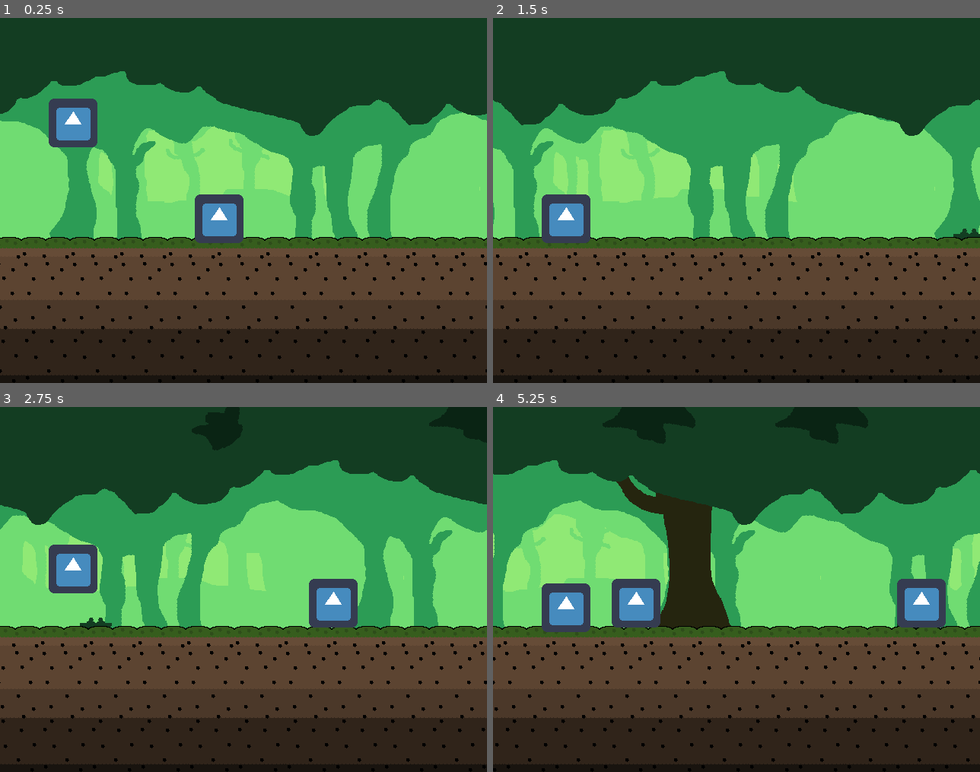
Above: before the commit, frames 1-4 (two rows, left to right).
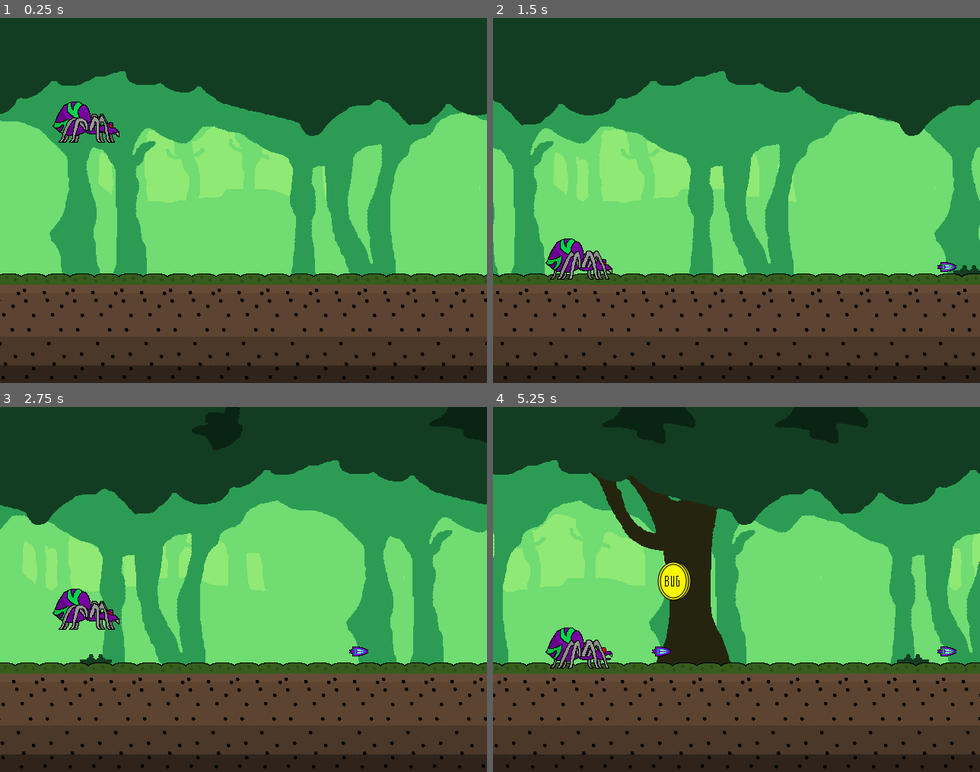
Above: after the commit, the same moments.

Repository: Gravedigger7789/spider-scramble
Game: Godot game, scene res://src/Level/Sandbox1.tscn
Two runs of this game, one before a commit and one after it. Both use one fixed random seed, a clock stepped at 60 frames per second and the inputs below. This scene is started directly instead of the project's main scene. The engine's default icon, where the game draws it, is replaced by a stand-in: a white triangle on a blue panel in a dark square.
Inputs:
- Up to frame 1 (0.25 s): no input
- Up to frame 2 (1.5 s): tap Z (attack) at 0.6 s; tap Up (jump) at 0.77, 0.8, 1.07, 1.35 s
- Up to frame 3 (2.75 s): tap Up (jump) at 1.52, 1.82, 2.3 s; tap Z (attack) at 1.55, 2.1 s
- Up to frame 4 (5.25 s): tap Z (attack) at 2.85, 4.35, 5.1 s; tap Up (jump) at 3.02, 3.32, 3.6, 3.77, 4.07, 4.52, 4.82 s

The runs differ from the first frame. In frame 1, 27% of the frame differs, in the area x 0-100%, y 22-100%; in frame 2, 25%; in frame 3, 27%; in frame 4, 30%, in the area x 0-100%, y 17-100%.

Commit message:
Attach Sprites (#13)
* Adding sprites

* fixing formatting

* Fixing collision shapes

* Working on player animations

* Fixing animations

* Fix dirt height

* Prevent attack on hit

* Formatting

* Sped up walking animation

* Fixed some warnings

* ignoring exported files

* ignoring pck files

* Fixed collision height

* Added birb

* locked children

* Formatting

* Animated birb

* Removed placeholder enemy

* Changing spawns a bit

* Added check to see if weapon fired before animating

* lowered birb jump cooldown

* Allow only 1 jump

* Fixed spider moving out of bounds

* Fixing area2d layer

Diff:
--- /dev/null
+++ b/src/Actors/Birb.gd
@@ -0,0 +1,55 @@
+extends KinematicBody2D
+
+const JUMP_SPEED := 550.0
+const TERMINAL_VELOCITY := 550.0
+const MAX_HEALTH := 3
+
+var has_jumped := false
+
+export var velocity := Vector2(-400, 0)
+export(float, 0, 30) var min_jump_time := 0.25
+export(float, 0, 30) var max_jump_time := 0.75
+
+onready var gravity: int = ProjectSettings.get_setting("physics/2d/default_gravity")
+onready var jump_timer: Timer = $JumpTimer
+onready var sprite: Sprite = $Sprite
+onready var animation_player: AnimationPlayer = $AnimationPlayer
+onready var size := Vector2(sprite.texture.get_width(), sprite.texture.get_height())
+
+
+func _ready() -> void:
+	randomize()
+	randomize_jump_time()
+
+
+func randomize_jump_time() -> void:
+	var random_jump_time := rand_range(min_jump_time, max_jump_time)
+	jump_timer.start(random_jump_time)
+
+
+func jump() -> void:
+	if is_on_floor() and !has_jumped:
+		animation_player.play("jump")
+		velocity.y = -JUMP_SPEED
+		has_jumped = true
+
+
+func _physics_process(delta: float) -> void:
+	velocity.y += gravity * delta
+	velocity.y = min(TERMINAL_VELOCITY, velocity.y)
+	velocity = move_and_slide(velocity, Vector2.UP)
+	if velocity.y > 0:
+		animation_player.play("fall")
+	if is_on_floor():
+		animation_player.play("RESET")
+
+
+func _on_JumpTimer_timeout() -> void:
+	jump()
+	randomize_jump_time()
+
+
+func _on_Area2D_body_entered(body):
+	if body is Player:
+		queue_free()
+		body.take_damage()
--- /dev/null
+++ b/src/Actors/Birb.tscn
@@ -0,0 +1,92 @@
+[gd_scene load_steps=10 format=2]
+
+[ext_resource path="res://assets/enemy/bird_wings_down.png" type="Texture" id=1]
+[ext_resource path="res://src/Actors/Birb.gd" type="Script" id=2]
+[ext_resource path="res://assets/enemy/bird_wings_up.png" type="Texture" id=3]
+[ext_resource path="res://assets/enemy/bird_wings_neutral.png" type="Texture" id=4]
+
+[sub_resource type="RectangleShape2D" id=1]
+extents = Vector2( 24, 22 )
+
+[sub_resource type="RectangleShape2D" id=2]
+extents = Vector2( 30, 26 )
+
+[sub_resource type="Animation" id=3]
+length = 0.001
+tracks/0/type = "value"
+tracks/0/path = NodePath("Sprite:texture")
+tracks/0/interp = 1
+tracks/0/loop_wrap = true
+tracks/0/imported = false
+tracks/0/enabled = true
+tracks/0/keys = {
+"times": PoolRealArray( 0 ),
+"transitions": PoolRealArray( 1 ),
+"update": 0,
+"values": [ ExtResource( 4 ) ]
+}
+
+[sub_resource type="Animation" id=5]
+resource_name = "fall"
+tracks/0/type = "value"
+tracks/0/path = NodePath("Sprite:texture")
+tracks/0/interp = 1
+tracks/0/loop_wrap = true
+tracks/0/imported = false
+tracks/0/enabled = true
+tracks/0/keys = {
+"times": PoolRealArray( 0 ),
+"transitions": PoolRealArray( 1 ),
+"update": 1,
+"values": [ ExtResource( 3 ) ]
+}
+
+[sub_resource type="Animation" id=4]
+resource_name = "jump"
+tracks/0/type = "value"
+tracks/0/path = NodePath("Sprite:texture")
+tracks/0/interp = 1
+tracks/0/loop_wrap = true
+tracks/0/imported = false
+tracks/0/enabled = true
+tracks/0/keys = {
+"times": PoolRealArray( 0 ),
+"transitions": PoolRealArray( 1 ),
+"update": 1,
+"values": [ ExtResource( 1 ) ]
+}
+
+[node name="Birb" type="KinematicBody2D"]
+collision_layer = 2
+script = ExtResource( 2 )
+__meta__ = {
+"_edit_group_": true
+}
+
+[node name="Sprite" type="Sprite" parent="."]
+texture = ExtResource( 4 )
+
+[node name="CollisionShape2D" type="CollisionShape2D" parent="."]
+position = Vector2( 0, 6 )
+shape = SubResource( 1 )
+
+[node name="VisibilityNotifier2D" type="VisibilityNotifier2D" parent="."]
+rect = Rect2( -32, -32, 64, 64 )
+
+[node name="Area2D" type="Area2D" parent="."]
+collision_layer = 4
+
+[node name="CollisionShape2D" type="CollisionShape2D" parent="Area2D"]
+position = Vector2( 0, 6 )
+shape = SubResource( 2 )
+
+[node name="JumpTimer" type="Timer" parent="."]
+one_shot = true
+
+[node name="AnimationPlayer" type="AnimationPlayer" parent="."]
+anims/RESET = SubResource( 3 )
+anims/fall = SubResource( 5 )
+anims/jump = SubResource( 4 )
+
+[connection signal="body_entered" from="Area2D" to="." method="_on_Area2D_body_entered"]
+[connection signal="timeout" from="JumpTimer" to="." method="_on_JumpTimer_timeout"]
--- a/src/Actors/Player.gd
+++ b/src/Actors/Player.gd
@@ -8,10 +8,14 @@
 var velocity := Vector2()
 var coins := 0
 
+export var can_attack := true
+
 onready var health := MAX_HEALTH
 onready var gravity: int = ProjectSettings.get_setting("physics/2d/default_gravity")
 onready var weapon: Weapon = $Weapon
-onready var animation_player: AnimationPlayer = $AnimationPlayer
+onready var animation_player: AnimationNodeStateMachinePlayback = $AnimationTree.get(
+	"parameters/playback"
+)
 
 
 func _physics_process(delta: float) -> void:
@@ -22,22 +26,26 @@
 	if is_on_floor() and Input.is_action_just_pressed("jump"):
 		velocity.y = -JUMP_SPEED
 	if Input.is_action_just_released("jump") and velocity.y < 0:
-		velocity.y *= 0.6;
+		velocity.y *= 0.6
 
-	if Input.is_action_just_pressed("attack"):
-		weapon.attack()
+	if can_attack && Input.is_action_just_pressed("attack"):
+		var has_attacked = weapon.attack()
+		if has_attacked:
+			animation_player.travel("walk_attack")
+
 
 func take_damage() -> void:
-	animation_player.play("damage")
-	animation_player.queue("RESET")
+	animation_player.travel("damage")
 	heal(-1)
+
 
 func collect_coin(count: int) -> void:
 	coins += count
 	print(coins)
 
+
 func heal(count: int) -> void:
-	health = clamp(health + count, 0, MAX_HEALTH)
+	health = int(clamp(health + count, 0, MAX_HEALTH))
 	print(health)
 	if health <= 0:
 		queue_free()
--- a/src/Actors/Player.tscn
+++ b/src/Actors/Player.tscn
@@ -1,11 +1,15 @@
-[gd_scene load_steps=7 format=2]
+[gd_scene load_steps=27 format=2]
 
-[ext_resource path="res://icon.png" type="Texture" id=1]
+[ext_resource path="res://assets/player/spider_idle_mouth_closed.png" type="Texture" id=1]
 [ext_resource path="res://src/Actors/Player.gd" type="Script" id=2]
 [ext_resource path="res://src/Weapons/Weapon.tscn" type="PackedScene" id=3]
+[ext_resource path="res://assets/player/spider_walk_1_mouth_closed.png" type="Texture" id=4]
+[ext_resource path="res://assets/player/spider_walk_2_mouth_closed.png" type="Texture" id=5]
+[ext_resource path="res://assets/player/spider_walk_1_mouth_open.png" type="Texture" id=6]
+[ext_resource path="res://assets/player/spider_walk_2_mouth_open.png" type="Texture" id=7]
 
 [sub_resource type="RectangleShape2D" id=1]
-extents = Vector2( 32, 32 )
+extents = Vector2( 44, 26 )
 
 [sub_resource type="Animation" id=2]
 length = 0.001
@@ -20,6 +24,30 @@
 "transitions": PoolRealArray( 1 ),
 "update": 0,
 "values": [ Color( 1, 1, 1, 1 ) ]
+}
+tracks/1/type = "value"
+tracks/1/path = NodePath("Sprite:texture")
+tracks/1/interp = 1
+tracks/1/loop_wrap = true
+tracks/1/imported = false
+tracks/1/enabled = true
+tracks/1/keys = {
+"times": PoolRealArray( 0 ),
+"transitions": PoolRealArray( 1 ),
+"update": 0,
+"values": [ ExtResource( 1 ) ]
+}
+tracks/2/type = "value"
+tracks/2/path = NodePath(".:can_attack")
+tracks/2/interp = 1
+tracks/2/loop_wrap = true
+tracks/2/imported = false
+tracks/2/enabled = true
+tracks/2/keys = {
+"times": PoolRealArray( 0 ),
+"transitions": PoolRealArray( 1 ),
+"update": 0,
+"values": [ true ]
 }
 
 [sub_resource type="Animation" id=3]
@@ -37,6 +65,106 @@
 "update": 0,
 "values": [ Color( 1, 1, 1, 1 ), Color( 1, 0, 0, 1 ), Color( 1, 1, 1, 1 ), Color( 1, 0, 0, 1 ), Color( 1, 1, 1, 1 ) ]
 }
+tracks/1/type = "value"
+tracks/1/path = NodePath(".:can_attack")
+tracks/1/interp = 1
+tracks/1/loop_wrap = true
+tracks/1/imported = false
+tracks/1/enabled = true
+tracks/1/keys = {
+"times": PoolRealArray( 0, 0.2 ),
+"transitions": PoolRealArray( 0, 0 ),
+"update": 1,
+"values": [ false, true ]
+}
+
+[sub_resource type="Animation" id=4]
+resource_name = "walk"
+length = 0.4
+loop = true
+tracks/0/type = "value"
+tracks/0/path = NodePath("Sprite:texture")
+tracks/0/interp = 1
+tracks/0/loop_wrap = true
+tracks/0/imported = false
+tracks/0/enabled = true
+tracks/0/keys = {
+"times": PoolRealArray( 0, 0.2 ),
+"transitions": PoolRealArray( 1, 1 ),
+"update": 1,
+"values": [ ExtResource( 4 ), ExtResource( 5 ) ]
+}
+
+[sub_resource type="Animation" id=17]
+resource_name = "walk_attack"
+length = 0.4
+loop = true
+tracks/0/type = "value"
+tracks/0/path = NodePath("Sprite:texture")
+tracks/0/interp = 1
+tracks/0/loop_wrap = true
+tracks/0/imported = false
+tracks/0/enabled = true
+tracks/0/keys = {
+"times": PoolRealArray( 0, 0.2 ),
+"transitions": PoolRealArray( 1, 1 ),
+"update": 1,
+"values": [ ExtResource( 6 ), ExtResource( 7 ) ]
+}
+
+[sub_resource type="AnimationNodeAdd2" id=23]
+
+[sub_resource type="AnimationNodeAnimation" id=12]
+animation = "damage"
+
+[sub_resource type="AnimationNodeAnimation" id=13]
+animation = "walk"
+
+[sub_resource type="AnimationNodeBlendTree" id=14]
+graph_offset = Vector2( -241, 45 )
+nodes/Add2/node = SubResource( 23 )
+nodes/Add2/position = Vector2( 100, 120 )
+nodes/Animation/node = SubResource( 13 )
+nodes/Animation/position = Vector2( -80, 100 )
+"nodes/Animation 2/node" = SubResource( 12 )
+"nodes/Animation 2/position" = Vector2( -100, 220 )
+node_connections = [ "output", 0, "Add2", "Add2", 0, "Animation 2", "Add2", 1, "Animation" ]
+
+[sub_resource type="AnimationNodeAnimation" id=6]
+animation = "walk"
+
+[sub_resource type="AnimationNodeAnimation" id=18]
+animation = "walk_attack"
+
+[sub_resource type="AnimationNodeStateMachineTransition" id=15]
+
+[sub_resource type="AnimationNodeStateMachineTransition" id=16]
+switch_mode = 2
+auto_advance = true
+
+[sub_resource type="AnimationNodeStateMachineTransition" id=19]
+
+[sub_resource type="AnimationNodeStateMachineTransition" id=21]
+switch_mode = 2
+auto_advance = true
+
+[sub_resource type="AnimationNodeStateMachineTransition" id=24]
+
+[sub_resource type="AnimationNodeStateMachineTransition" id=25]
+switch_mode = 2
+
+[sub_resource type="AnimationNodeStateMachine" id=9]
+states/damage/node = SubResource( 14 )
+states/damage/position = Vector2( 489, 53 )
+states/walk/node = SubResource( 6 )
+states/walk/position = Vector2( 212, 53 )
+states/walk_attack/node = SubResource( 18 )
+states/walk_attack/position = Vector2( 212, 173 )
+transitions = [ "walk", "damage", SubResource( 15 ), "damage", "walk", SubResource( 16 ), "walk", "walk_attack", SubResource( 19 ), "walk_attack", "walk", SubResource( 21 ), "walk_attack", "damage", SubResource( 24 ), "damage", "walk_attack", SubResource( 25 ) ]
+start_node = "walk"
+graph_offset = Vector2( -23, -20 )
+
+[sub_resource type="AnimationNodeStateMachinePlayback" id=10]
 
 [node name="Player" type="KinematicBody2D"]
 script = ExtResource( 2 )
@@ -48,8 +176,17 @@
 shape = SubResource( 1 )
 
 [node name="Weapon" parent="." instance=ExtResource( 3 )]
-position = Vector2( 34, 0 )
+position = Vector2( 45, 10 )
 
 [node name="AnimationPlayer" type="AnimationPlayer" parent="."]
 anims/RESET = SubResource( 2 )
 anims/damage = SubResource( 3 )
+anims/walk = SubResource( 4 )
+anims/walk_attack = SubResource( 17 )
+
+[node name="AnimationTree" type="AnimationTree" parent="."]
+tree_root = SubResource( 9 )
+anim_player = NodePath("../AnimationPlayer")
+active = true
+parameters/playback = SubResource( 10 )
+parameters/damage/Add2/add_amount = 1.0
--- a/src/Level/MovingSprite.gd
+++ b/src/Level/MovingSprite.gd
@@ -9,7 +9,9 @@
 func _ready():
 	var visibility_notifier := VisibilityNotifier2D.new()
 	visibility_notifier.rect = get_rect()
-	visibility_notifier.connect("screen_exited", self, "queue_free")
+	var connected = visibility_notifier.connect("screen_exited", self, "queue_free")
+	if connected != OK:
+		push_warning("Could not connect sprite visibility notifier")
 	add_child(visibility_notifier)
 
 
--- a/src/Level/Sandbox1.tscn
+++ b/src/Level/Sandbox1.tscn
@@ -1,35 +1,24 @@
-[gd_scene load_steps=6 format=2]
+[gd_scene load_steps=8 format=2]
 
-[ext_resource path="res://icon.png" type="Texture" id=1]
 [ext_resource path="res://src/Actors/Player.tscn" type="PackedScene" id=2]
 [ext_resource path="res://src/Objects/ObstacleSpawner.tscn" type="PackedScene" id=3]
 [ext_resource path="res://src/Level/TreeBackground.tscn" type="PackedScene" id=4]
-
-[sub_resource type="RectangleShape2D" id=2]
-extents = Vector2( 32, 32 )
+[ext_resource path="res://src/Actors/Birb.tscn" type="PackedScene" id=5]
+[ext_resource path="res://src/Objects/Coin.tscn" type="PackedScene" id=6]
+[ext_resource path="res://src/Objects/Obstacle.tscn" type="PackedScene" id=7]
+[ext_resource path="res://src/Objects/Heart.tscn" type="PackedScene" id=8]
 
 [node name="Sandbox1" type="Node2D"]
 
 [node name="TreeBackground" parent="." instance=ExtResource( 4 )]
 
 [node name="KinematicBody2D" parent="." instance=ExtResource( 2 )]
-position = Vector2( 96, 96 )
-
-[node name="Enemy" type="StaticBody2D" parent="."]
-position = Vector2( 288, 264 )
-collision_layer = 2
-
-[node name="icon" type="Sprite" parent="Enemy"]
-texture = ExtResource( 1 )
-__meta__ = {
-"_edit_lock_": true
-}
-
-[node name="CollisionShape2D" type="CollisionShape2D" parent="Enemy"]
-shape = SubResource( 2 )
-__meta__ = {
-"_edit_lock_": true
-}
+position = Vector2( 112, 96 )
 
 [node name="ObstacleSpawner" parent="." instance=ExtResource( 3 )]
-position = Vector2( 768, 256 )
+position = Vector2( 768, 320 )
+obstacles = [ ExtResource( 7 ), ExtResource( 5 ) ]
+
+[node name="PickupSpawner" parent="." instance=ExtResource( 3 )]
+position = Vector2( 768, 229.081 )
+obstacles = [ ExtResource( 6 ), ExtResource( 8 ) ]
--- a/src/Level/TreeBackground.tscn
+++ b/src/Level/TreeBackground.tscn
@@ -24,7 +24,10 @@
 [ext_resource path="res://assets/forest/foliage-4.png" type="Texture" id=22]
 
 [sub_resource type="RectangleShape2D" id=1]
-extents = Vector2( 640, 92 )
+extents = Vector2( 640, 68 )
+
+[sub_resource type="RectangleShape2D" id=2]
+extents = Vector2( 32, 240 )
 
 [node name="TreeBackground" type="Node"]
 
@@ -53,7 +56,7 @@
 centered = false
 
 [node name="TreeSpawner" parent="ParallaxBackground" instance=ExtResource( 9 )]
-position = Vector2( 832, 256 )
+position = Vector2( 832, 320 )
 
 [node name="TreeTops" type="ParallaxLayer" parent="ParallaxBackground"]
 motion_mirroring = Vector2( 640, 0 )
@@ -69,7 +72,7 @@
 max_spawn_time = 2.0
 
 [node name="ShrubSpawner" parent="ParallaxBackground" instance=ExtResource( 9 )]
-position = Vector2( 800, 256 )
+position = Vector2( 800, 320 )
 textures = [ ExtResource( 18 ), ExtResource( 13 ), ExtResource( 16 ), ExtResource( 14 ), ExtResource( 15 ), ExtResource( 12 ), ExtResource( 17 ), ExtResource( 11 ), ExtResource( 10 ) ]
 min_spawn_time = 1.0
 max_spawn_time = 2.0
@@ -78,9 +81,9 @@
 motion_mirroring = Vector2( 640, 0 )
 
 [node name="TextureRect" type="TextureRect" parent="ParallaxBackground/Ground"]
-margin_top = 288.0
+margin_top = 336.0
 margin_right = 640.0
-margin_bottom = 352.0
+margin_bottom = 400.0
 texture = ExtResource( 7 )
 stretch_mode = 2
 __meta__ = {
@@ -88,9 +91,9 @@
 }
 
 [node name="TextureRect2" type="TextureRect" parent="ParallaxBackground/Ground"]
-margin_top = 352.0
+margin_top = 400.0
 margin_right = 640.0
-margin_bottom = 416.0
+margin_bottom = 464.0
 texture = ExtResource( 4 )
 stretch_mode = 2
 __meta__ = {
@@ -98,19 +101,26 @@
 }
 
 [node name="TextureRect3" type="TextureRect" parent="ParallaxBackground/Ground"]
-margin_top = 416.0
+margin_top = 464.0
 margin_right = 640.0
-margin_bottom = 480.0
+margin_bottom = 528.0
 texture = ExtResource( 3 )
 stretch_mode = 2
 __meta__ = {
 "_edit_use_anchors_": false
 }
 
-[node name="StaticBody2D" type="StaticBody2D" parent="."]
+[node name="Floor" type="StaticBody2D" parent="."]
 collision_layer = 4
 collision_mask = 7
 
-[node name="CollisionShape2D" type="CollisionShape2D" parent="StaticBody2D"]
-position = Vector2( 640, 388 )
+[node name="CollisionShape2D" type="CollisionShape2D" parent="Floor"]
+position = Vector2( 640, 412 )
 shape = SubResource( 1 )
+
+[node name="Wall" type="StaticBody2D" parent="."]
+collision_layer = 4
+
+[node name="CollisionShape2D" type="CollisionShape2D" parent="Wall"]
+position = Vector2( 32, 240 )
+shape = SubResource( 2 )
--- a/src/Objects/Coin.gd
+++ b/src/Objects/Coin.gd
@@ -1,4 +1,5 @@
 extends Obstacle
+
 
 func _on_Obstacle_body_entered(body: Node) -> void:
 	if body is Player:
--- a/src/Objects/Coin.tscn
+++ b/src/Objects/Coin.tscn
@@ -1,10 +1,59 @@
-[gd_scene load_steps=3 format=2]
+[gd_scene load_steps=9 format=2]
 
 [ext_resource path="res://src/Objects/Obstacle.tscn" type="PackedScene" id=1]
 [ext_resource path="res://src/Objects/Coin.gd" type="Script" id=2]
+[ext_resource path="res://assets/collect/coin_right.png" type="Texture" id=3]
+[ext_resource path="res://assets/collect/coin_center.png" type="Texture" id=4]
+[ext_resource path="res://assets/collect/coin_left.png" type="Texture" id=5]
+
+[sub_resource type="RectangleShape2D" id=3]
+extents = Vector2( 24, 28 )
+
+[sub_resource type="Animation" id=1]
+length = 0.001
+tracks/0/type = "value"
+tracks/0/path = NodePath("Sprite:texture")
+tracks/0/interp = 1
+tracks/0/loop_wrap = true
+tracks/0/imported = false
+tracks/0/enabled = true
+tracks/0/keys = {
+"times": PoolRealArray( 0 ),
+"transitions": PoolRealArray( 1 ),
+"update": 0,
+"values": [ ExtResource( 4 ) ]
+}
+
+[sub_resource type="Animation" id=2]
+resource_name = "idle"
+loop = true
+tracks/0/type = "value"
+tracks/0/path = NodePath("Sprite:texture")
+tracks/0/interp = 1
+tracks/0/loop_wrap = true
+tracks/0/imported = false
+tracks/0/enabled = true
+tracks/0/keys = {
+"times": PoolRealArray( 0, 0.25, 0.5, 0.75, 1 ),
+"transitions": PoolRealArray( 1, 1, 1, 1, 1 ),
+"update": 1,
+"values": [ ExtResource( 4 ), ExtResource( 5 ), ExtResource( 4 ), ExtResource( 3 ), ExtResource( 4 ) ]
+}
 
 [node name="Coin" instance=ExtResource( 1 )]
 script = ExtResource( 2 )
 
 [node name="Sprite" parent="." index="0"]
-modulate = Color( 1, 1, 0, 1 )
+texture = ExtResource( 4 )
+
+[node name="CollisionShape2D" parent="." index="1"]
+position = Vector2( 2, 0 )
+shape = SubResource( 3 )
+
+[node name="VisibilityNotifier2D" parent="." index="2"]
+rect = Rect2( -22, -28, 48, 56 )
+
+[node name="AnimationPlayer" type="AnimationPlayer" parent="." index="3"]
+autoplay = "idle"
+anims/RESET = SubResource( 1 )
+anims/idle = SubResource( 2 )
--- a/src/Objects/Heart.gd
+++ b/src/Objects/Heart.gd
@@ -1,4 +1,5 @@
 extends Obstacle
+
 
 func _on_Obstacle_body_entered(body: Node) -> void:
 	if body is Player:
--- a/src/Objects/Heart.tscn
+++ b/src/Objects/Heart.tscn
@@ -1,10 +1,21 @@
-[gd_scene load_steps=3 format=2]
+[gd_scene load_steps=5 format=2]
 
 [ext_resource path="res://src/Objects/Obstacle.tscn" type="PackedScene" id=1]
 [ext_resource path="res://src/Objects/Heart.gd" type="Script" id=2]
+[ext_resource path="res://assets/collect/fly.png" type="Texture" id=3]
+
+[sub_resource type="RectangleShape2D" id=1]
+extents = Vector2( 12, 12 )
 
 [node name="Heart" instance=ExtResource( 1 )]
 script = ExtResource( 2 )
 
 [node name="Sprite" parent="." index="0"]
-modulate = Color( 1, 0, 0, 1 )
+texture = ExtResource( 3 )
+
+[node name="CollisionShape2D" parent="." index="1"]
+position = Vector2( 0, 0 )
+shape = SubResource( 1 )
+
+[node name="VisibilityNotifier2D" parent="." index="2"]
+rect = Rect2( -12, -12, 24, 24 )
--- a/src/Objects/Obstacle.gd
+++ b/src/Objects/Obstacle.gd
@@ -10,10 +10,12 @@
 func _physics_process(delta: float) -> void:
 	position.x -= SPEED * delta
 
+
 func _on_Obstacle_body_entered(body: Node) -> void:
 	if body is Player:
 		queue_free()
 		body.take_damage()
 
+
 func _on_VisibilityNotifier2D_screen_exited() -> void:
 	queue_free()
--- a/src/Objects/Obstacle.tscn
+++ b/src/Objects/Obstacle.tscn
@@ -1,29 +1,27 @@
 [gd_scene load_steps=4 format=2]
 
-[ext_resource path="res://icon.png" type="Texture" id=1]
+[ext_resource path="res://assets/enemy/rock.png" type="Texture" id=1]
 [ext_resource path="res://src/Objects/Obstacle.gd" type="Script" id=2]
 
 [sub_resource type="RectangleShape2D" id=1]
-extents = Vector2( 32, 32 )
+extents = Vector2( 32, 28 )
 
 [node name="Obstacle" type="Area2D"]
 collision_layer = 4
 script = ExtResource( 2 )
+__meta__ = {
+"_edit_group_": true
+}
 
 [node name="Sprite" type="Sprite" parent="."]
 texture = ExtResource( 1 )
-__meta__ = {
-"_edit_lock_": true
-}
 
 [node name="CollisionShape2D" type="CollisionShape2D" parent="."]
+position = Vector2( 0, 3 )
 shape = SubResource( 1 )
-__meta__ = {
-"_edit_lock_": true
-}
 
 [node name="VisibilityNotifier2D" type="VisibilityNotifier2D" parent="."]
-rect = Rect2( -32, -32, 64, 64 )
+rect = Rect2( -32, -25, 64, 56 )
 
 [connection signal="body_entered" from="." to="." method="_on_Obstacle_body_entered"]
 [connection signal="screen_exited" from="VisibilityNotifier2D" to="." method="_on_VisibilityNotifier2D_screen_exited"]
--- a/src/Objects/ObstacleSpawner.gd
+++ b/src/Objects/ObstacleSpawner.gd
@@ -1,8 +1,8 @@
 extends Position2D
 
 export(Array, PackedScene) var obstacles: Array
-export (float, 0, 30) var min_spawn_time := 2.0
-export (float, 0, 30) var max_spawn_time := 4.0
+export(float, 0, 30) var min_spawn_time := 2.0
+export(float, 0, 30) var max_spawn_time := 4.0
 onready var spawn_timer: Timer = $SpawnTimer
 onready var floor_raycast: RayCast2D = $FloorCheck
 
@@ -11,17 +11,23 @@
 	randomize()
 	randomize_spawn_time()
 
+
 func randomize_spawn_time() -> void:
 	var random_spawn_time = rand_range(min_spawn_time, max_spawn_time)
 	spawn_timer.start(random_spawn_time)
 
+
 func spawn_random_obstacle() -> void:
 	var random_index = randi() % obstacles.size()
-	var obstacle: Obstacle = obstacles[random_index].instance()
+	var obstacle = obstacles[random_index].instance()
 	get_parent().add_child(obstacle)
-	var floor_position = floor_raycast.get_collision_point() - (obstacle.size / 2) \
-		if floor_raycast.is_colliding() else global_position
+	var floor_position = (
+		floor_raycast.get_collision_point() - (obstacle.size / 2)
+		if floor_raycast.is_colliding()
+		else global_position
+	)
 	obstacle.global_position = floor_position
+
 
 func _on_SpawnTimer_timeout() -> void:
 	spawn_random_obstacle()
--- a/src/Weapons/Projectile.gd
+++ b/src/Weapons/Projectile.gd
@@ -8,10 +8,12 @@
 func _physics_process(delta: float) -> void:
 	position.x += SPEED * delta
 
+
 func _on_Projectile_body_entered(body: Node) -> void:
 	if body.collision_layer == ENEMY_LAYER:
 		body.queue_free()
 	queue_free()
 
+
 func _on_Expiration_timeout():
 	queue_free()
--- a/src/Weapons/Projectile.tscn
+++ b/src/Weapons/Projectile.tscn
@@ -1,10 +1,44 @@
-[gd_scene load_steps=4 format=2]
+[gd_scene load_steps=7 format=2]
 
-[ext_resource path="res://icon.png" type="Texture" id=1]
+[ext_resource path="res://assets/player/acid_shot_2.png" type="Texture" id=1]
 [ext_resource path="res://src/Weapons/Projectile.gd" type="Script" id=2]
+[ext_resource path="res://assets/player/acid_shot_1.png" type="Texture" id=3]
 
-[sub_resource type="CircleShape2D" id=1]
-radius = 32.0
+[sub_resource type="CapsuleShape2D" id=1]
+radius = 8.0
+height = 12.0
+
+[sub_resource type="Animation" id=2]
+length = 0.001
+tracks/0/type = "value"
+tracks/0/path = NodePath("Sprite:texture")
+tracks/0/interp = 1
+tracks/0/loop_wrap = true
+tracks/0/imported = false
+tracks/0/enabled = true
+tracks/0/keys = {
+"times": PoolRealArray( 0 ),
+"transitions": PoolRealArray( 1 ),
+"update": 0,
+"values": [ ExtResource( 3 ) ]
+}
+
+[sub_resource type="Animation" id=3]
+resource_name = "idle"
+length = 0.5
+loop = true
+tracks/0/type = "value"
+tracks/0/path = NodePath("Sprite:texture")
+tracks/0/interp = 1
+tracks/0/loop_wrap = true
+tracks/0/imported = false
+tracks/0/enabled = true
+tracks/0/keys = {
+"times": PoolRealArray( 0, 0.25 ),
+"transitions": PoolRealArray( 1, 1 ),
+"update": 0,
+"values": [ ExtResource( 3 ), ExtResource( 1 ) ]
+}
 
 [node name="Projectile" type="Area2D"]
 collision_layer = 4
@@ -12,9 +46,11 @@
 script = ExtResource( 2 )
 
 [node name="Sprite" type="Sprite" parent="."]
-texture = ExtResource( 1 )
+texture = ExtResource( 3 )
 
 [node name="CollisionShape2D" type="CollisionShape2D" parent="."]
+position = Vector2( 6, 0 )
+rotation = 1.5708
 shape = SubResource( 1 )
 
 [node name="Expiration" type="Timer" parent="."]
@@ -22,5 +58,10 @@
 one_shot = true
 autostart = true
 
+[node name="AnimationPlayer" type="AnimationPlayer" parent="."]
+autoplay = "idle"
+anims/RESET = SubResource( 2 )
+anims/idle = SubResource( 3 )
+
 [connection signal="body_entered" from="." to="." method="_on_Projectile_body_entered"]
 [connection signal="timeout" from="Expiration" to="." method="_on_Expiration_timeout"]
--- a/src/Weapons/Weapon.gd
+++ b/src/Weapons/Weapon.gd
@@ -6,10 +6,13 @@
 onready var cooldown_timer: Timer = $Cooldown
 
 
-func attack() -> void:
+func attack() -> bool:
+	var has_attacked := false
 	if cooldown_timer.is_stopped():
 		cooldown_timer.start()
 		var projectile = Projectile.instance()
 		projectile.global_position = global_position
 		projectile.set_as_toplevel(true)
 		add_child(projectile)
+		has_attacked = true
+	return has_attacked
--- a/src/Weapons/Weapon.tscn
+++ b/src/Weapons/Weapon.tscn
@@ -10,5 +10,5 @@
 
 [node name="Cooldown" type="Timer" parent="."]
 process_mode = 0
-wait_time = 0.3
+wait_time = 0.4
 one_shot = true
Not shown: 1 places in src/Level/TreeBackground.tscn that only renumber resources
